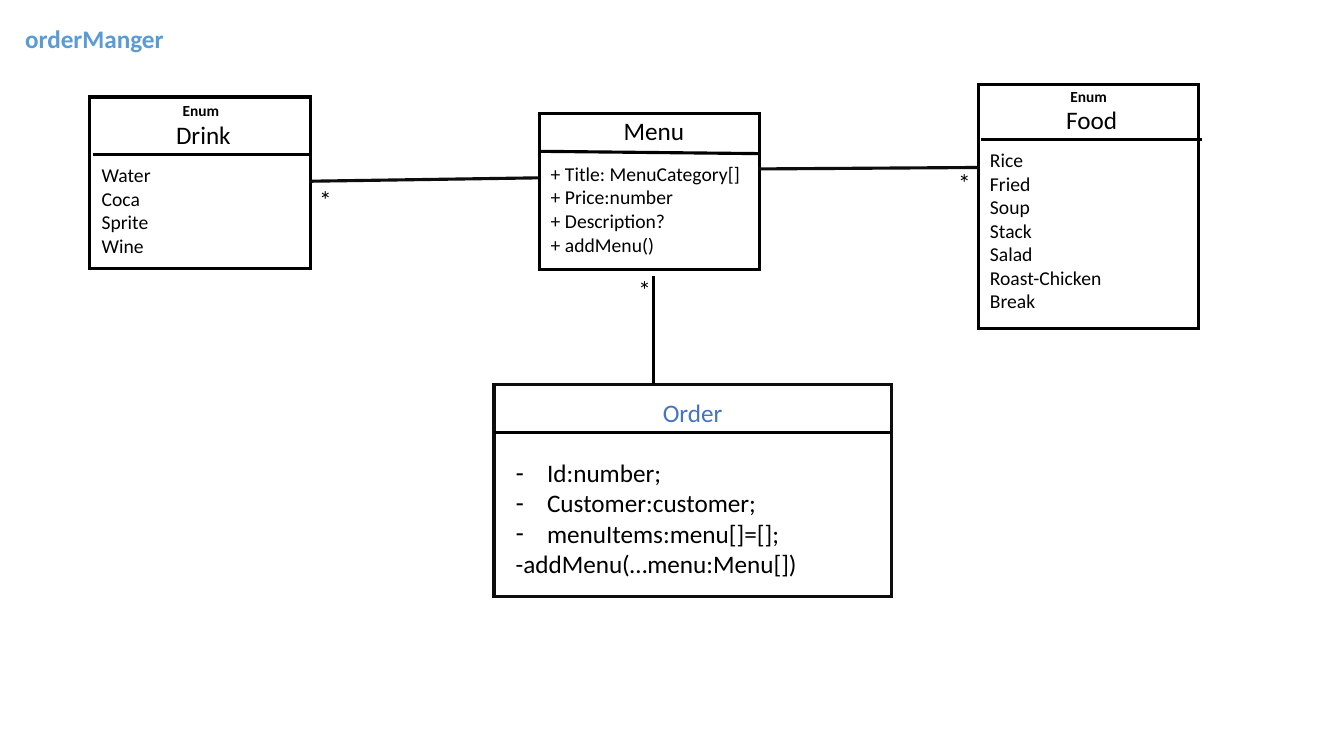
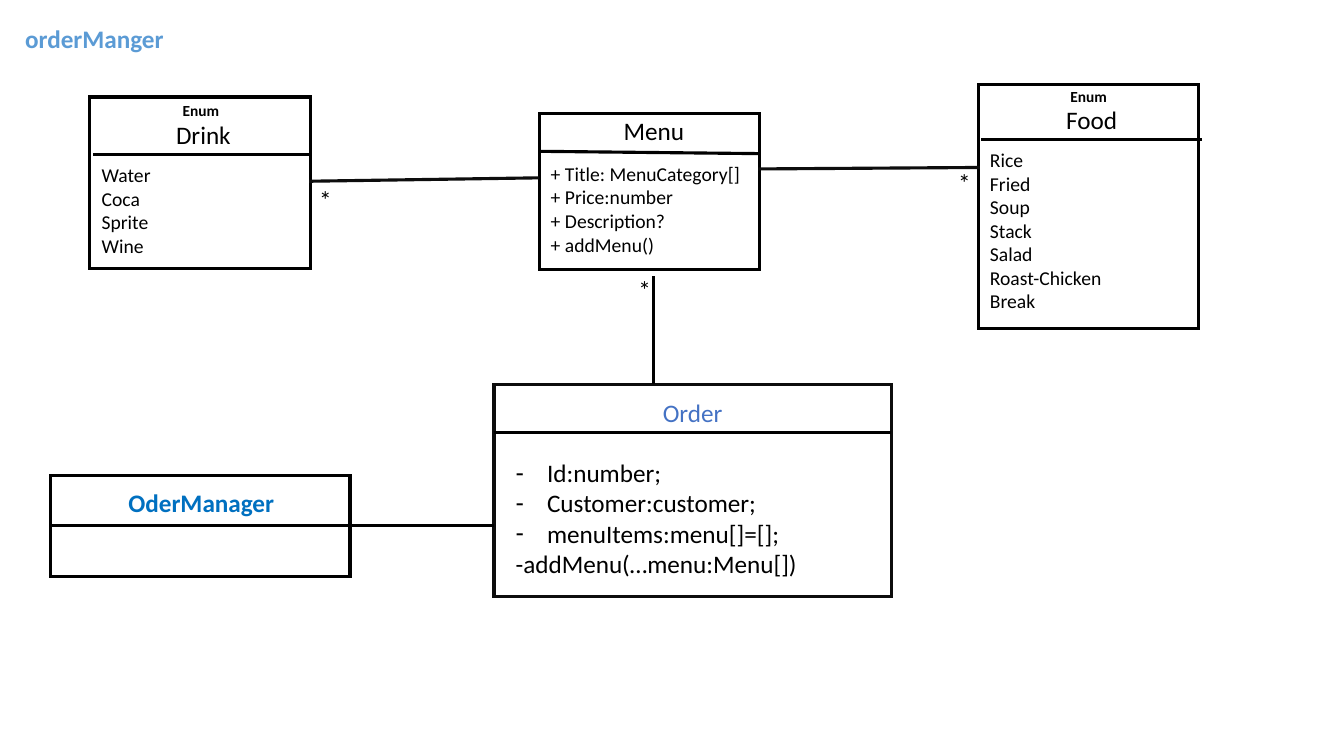
Before and after one commit to VichetMorm/OOP-Typescript-Project-Restuarant-, a slide deck: slide 4 of Restuarant-UML.pptx. Drawn at 1344x756 pixels with LibreOffice and Linux fonts; fonts in the diff are those of the drawing. Boxes give left, top, right and bottom in pixels: in the first picture for what was removed or moved away, otherwise in the second. Text is boxed around its words. In the diff, an @@ line names an element or a change of style, - is before the commit and + after.

```diff
--- a/Restuarant-UML.pptx
+++ b/Restuarant-UML.pptx
@@ rectangle added at box(50, 476, 350, 577), fill #FFFFFF, outline #000000 2.25 pt @@
@@ text added at box(128, 494, 274, 517), 18 pt, text #0070C0, bold @@
+OderManager
@@ line added from (50, 526) to (350, 526), #000000 2.25 pt @@
@@ line added from (350, 526) to (494, 526), #000000 2.25 pt @@
```
Also in this commit, not shown: 2 other slides changed, 1 slide removed, 16 other files.
